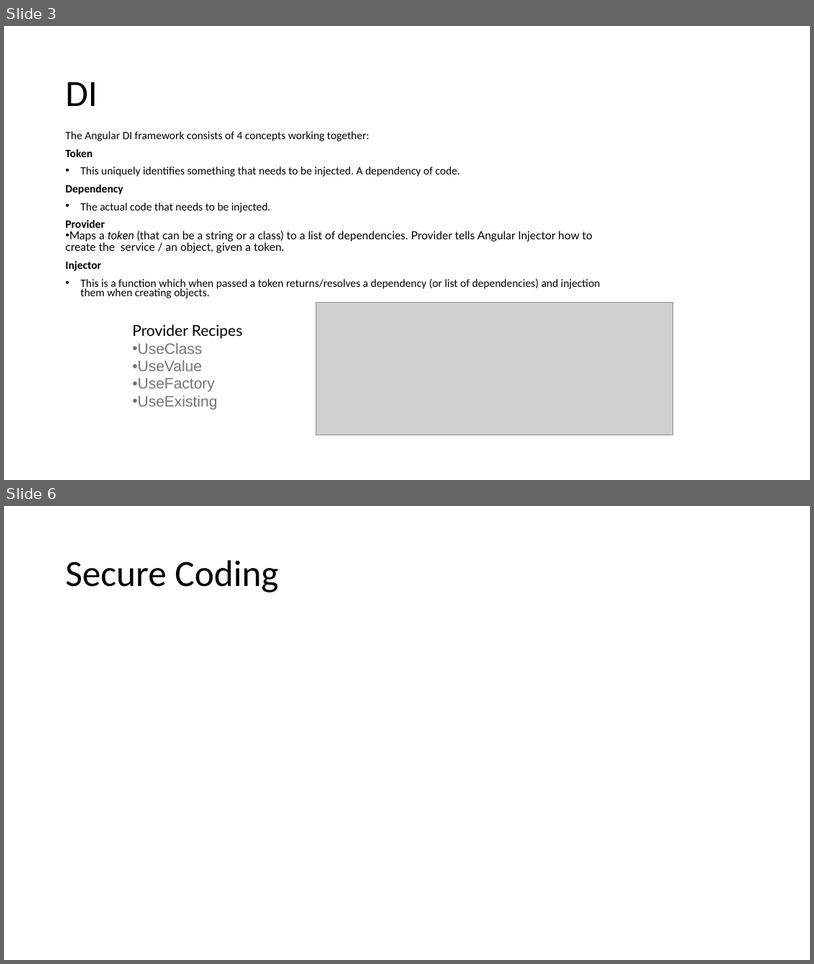
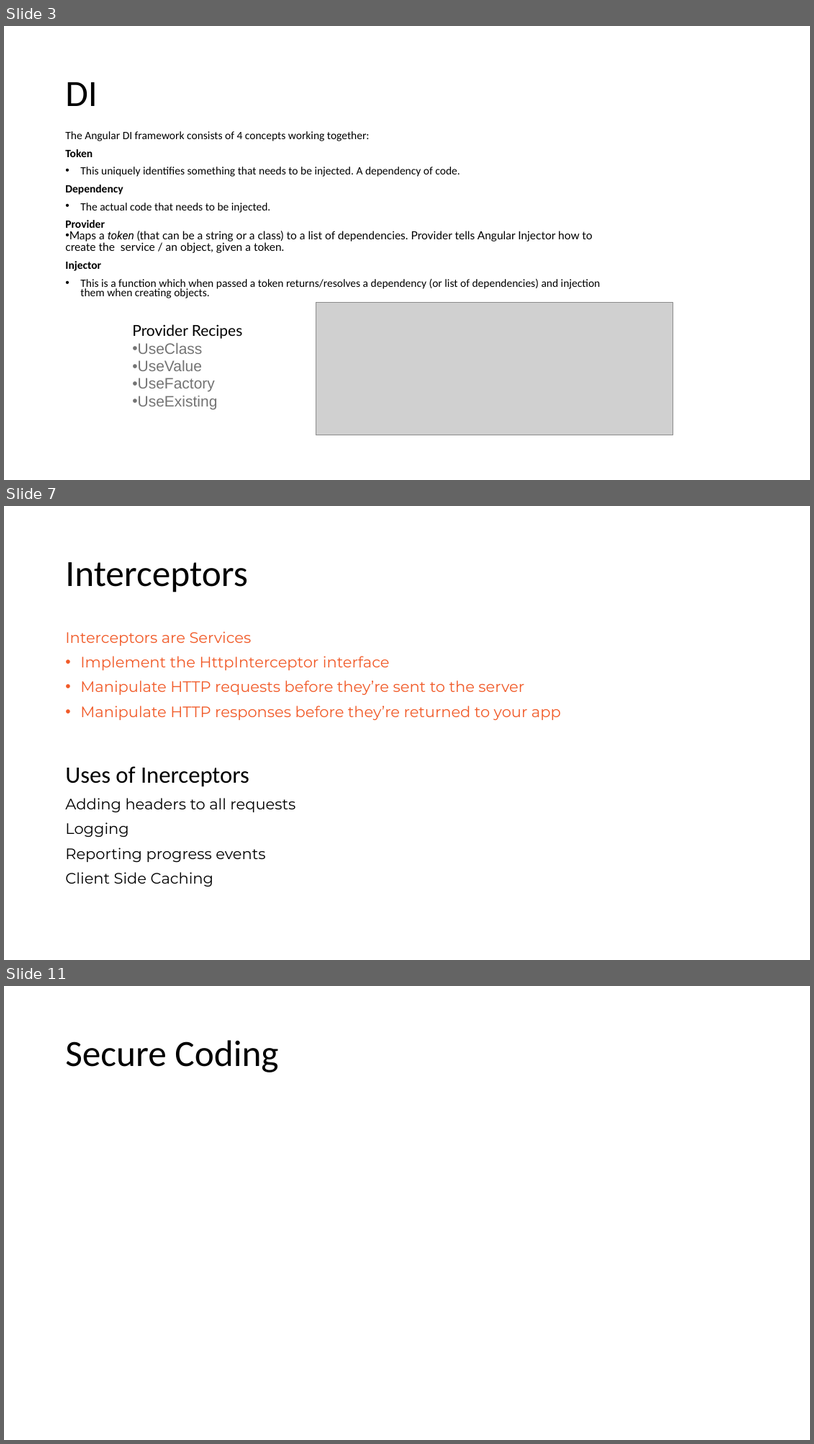
Before and after one commit to sitaramgarlapati/angularDemo, a slide deck: slides/Ang Sessions 3.pptx. Shown one above the other, each under a label of ours: slides 3 and 6 before the commit, slides 3, 7 and 11 after it; the slides between them are not shown. The pictures are 814x964 and 814x1444 pixels, drawn with LibreOffice and Linux fonts; fonts in the diff are those of the drawing; grey boxes stand for pictures. Boxes give left, top, right and bottom in pixels: in the first picture for what was removed or moved away, otherwise in the second. Text is boxed around its words. In the diff, an @@ line names an element or a change of style, - is before the commit and + after.

```diff
--- a/slides/Ang Sessions 3.pptx
+++ b/slides/Ang Sessions 3.pptx
@@ slide 7 added at (4,506,810,960), background #FFFFFF @@
@@ title added at (65,562,248,592), 44 pt, text #000000 @@
+Interceptors
@@ text added at (65,631,561,886), 18 pt, text #F15A28 @@
+Interceptors are Services
+• Implement the HttpInterceptor interface
+• Manipulate HTTP requests before they’re sent to the server
+• Manipulate HTTP responses before they’re returned to your app
+Uses of Inerceptors
+Adding headers to all requests
+Logging
+Reporting progress events
+Client Side Caching
@@ what was slide 6 is now slide 11 @@
```
Also in this commit, not shown: 3 slides changed, 5 other slides added, 1 other file.
